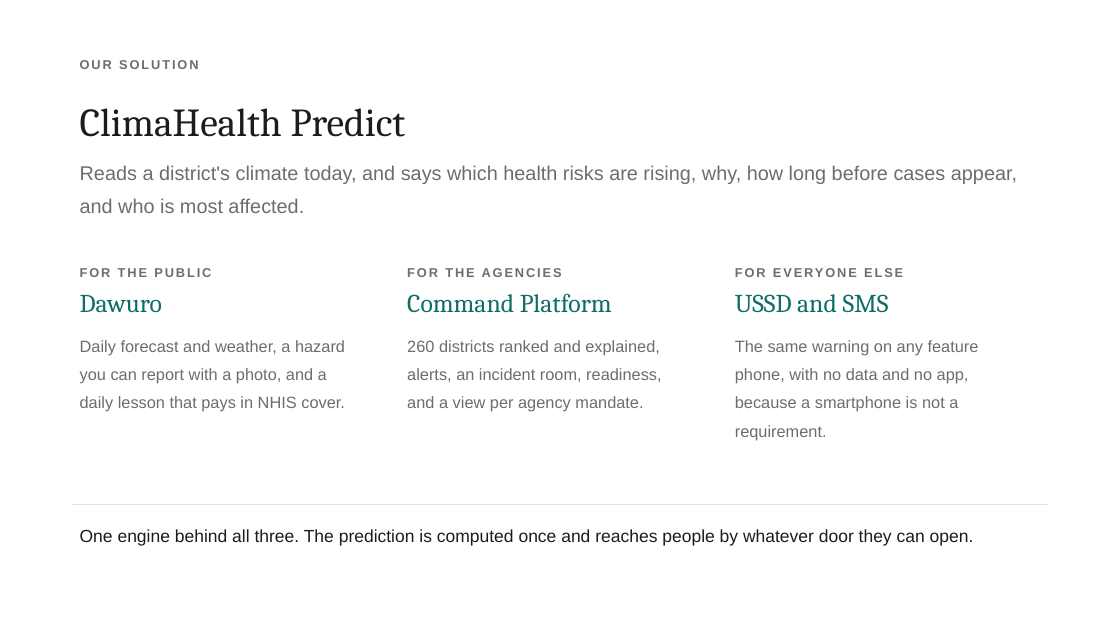
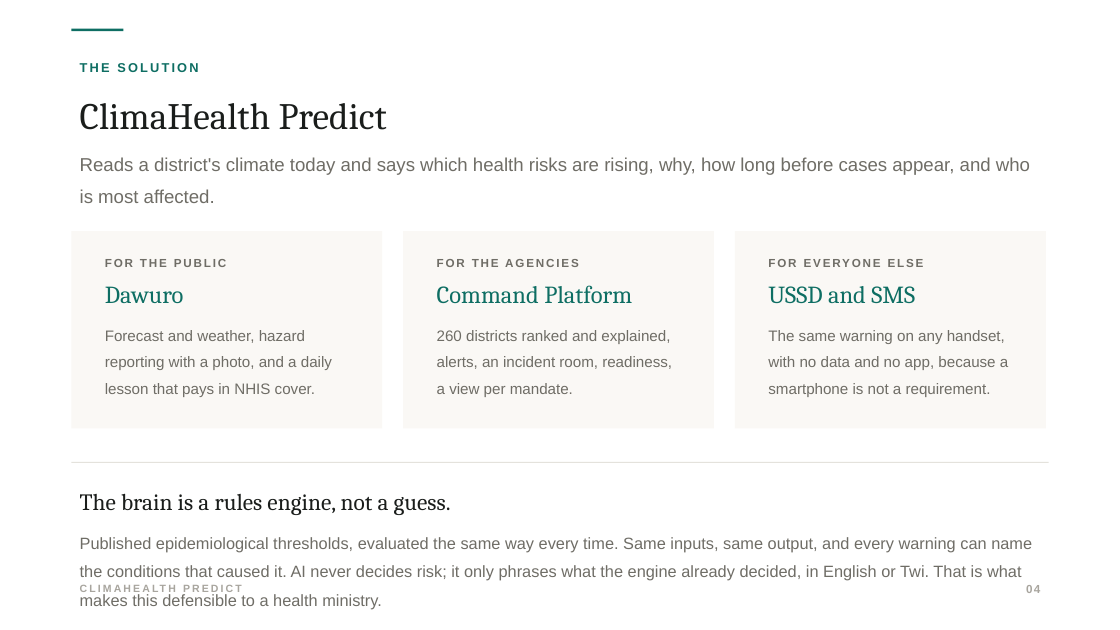
Before and after one commit to Joeboy77/ClimateHealth, a slide deck: slide 4 of deck/ClimaHealth-Predict.pptx. Drawn at 1120x630 pixels with LibreOffice and Linux fonts; fonts in the diff are those of the drawing. Boxes give left, top, right and bottom in pixels: in the first picture for what was removed or moved away, otherwise in the second. Text is boxed around its words. In the diff, an @@ line names an element or a change of style, - is before the commit and + after.

```diff
--- a/deck/ClimaHealth-Predict.pptx
+++ b/deck/ClimaHealth-Predict.pptx
@@ rectangle added at [71, 29, 124, 31], fill #0E6E63 @@
@@ text at [80, 63, 198, 72]: text changed; text colour #6F6D66 to #0E6E63 @@
-OUR SOLUTION
+THE SOLUTION
@@ text at [80, 103, 387, 130]: size 34 to 32 pt in "ClimaHealth Predict" @@
@@ text at [80, 157, 1030, 203]: text changed; size 17 to 16 pt @@
-Reads a district's climate today, and says which health risks are rising, why, how long before cases appear, and who is most affected.
+Reads a district's climate today and says which health risks are rising, why, how long before cases appear, and who is most affected.
@@ rectangle added at [71, 231, 382, 429], fill #FAF8F5 @@
@@ rectangle added at [403, 231, 714, 429], fill #FAF8F5 @@
@@ rectangle added at [735, 231, 1046, 429], fill #FAF8F5 @@
@@ text "FOR THE PUBLIC": place and size @@
-text "FOR THE PUBLIC" at [80, 268, 345, 412]
+text "FOR THE PUBLIC" at [105, 259, 332, 397]
@@ text at [105, 259, 227, 303]: size 11 to 10 pt in "FOR THE PUBLIC"; size 22 to 21 pt in "Dawuro"; more space between paragraphs @@
@@ text "FOR THE AGENCIES": place and size @@
-text "FOR THE AGENCIES" at [407, 268, 661, 412]
+text "FOR THE AGENCIES" at [437, 259, 672, 397]
@@ text at [437, 259, 632, 304]: size 11 to 10 pt in "FOR THE AGENCIES"; size 22 to 21 pt in "Command Platform"; more space between paragraphs @@
@@ text "FOR EVERYONE ELSE": place and size @@
-text "FOR EVERYONE ELSE" at [735, 294, 979, 441]
+text "FOR EVERYONE ELSE" at [768, 286, 1008, 397]
@@ text at [768, 286, 915, 303]: size 11 to 10 pt in "FOR EVERYONE ELSE"; size 22 to 21 pt in "USSD and SMS"; more space between paragraphs @@
@@ text at [105, 330, 332, 397]: text changed; size 14 to 13 pt @@
-Daily forecast and weather, a hazard you can report with a photo, and a daily lesson that pays in NHIS cover.
+Forecast and weather, hazard reporting with a photo, and a daily lesson that pays in NHIS cover.
@@ text at [437, 330, 672, 397]: text changed; size 14 to 13 pt @@
-260 districts ranked and explained, alerts, an incident room, readiness, and a view per agency mandate.
+260 districts ranked and explained, alerts, an incident room, readiness, a view per mandate.
@@ text at [768, 330, 1008, 397]: text changed; size 14 to 13 pt @@
-The same warning on any feature phone, with no data and no app, because a smartphone is not a requirement.
+The same warning on any handset, with no data and no app, because a smartphone is not a requirement.
@@ rectangle: place and size @@
-rectangle at [71, 504, 1049, 505]
+rectangle at [71, 462, 1049, 463]
@@ text added at [80, 493, 1032, 610], 14 pt, text #6F6D66 @@
+The brain is a rules engine, not a guess.
+Published epidemiological thresholds, evaluated the same way every time. Same inputs, same output, and every warning can name the conditions that caused it. AI never decides risk; it only phrases what the engine already decided, in English or Twi. That is what makes this defensible to a health ministry.
@@ text removed at [80, 529, 974, 546] @@
-One engine behind all three. The prediction is computed once and reaches people by whatever door they can open.
@@ text added at [71, 578, 408, 603], 9 pt, text #A8A59E, bold @@
+CLIMAHEALTH PREDICT
@@ text added at [1026, 585, 1040, 593], 10 pt, text #A8A59E, bold @@
+04
```
Also in this commit, not shown: 8 other slides changed, 3 slides added, 10 slides removed, 9 other files.
